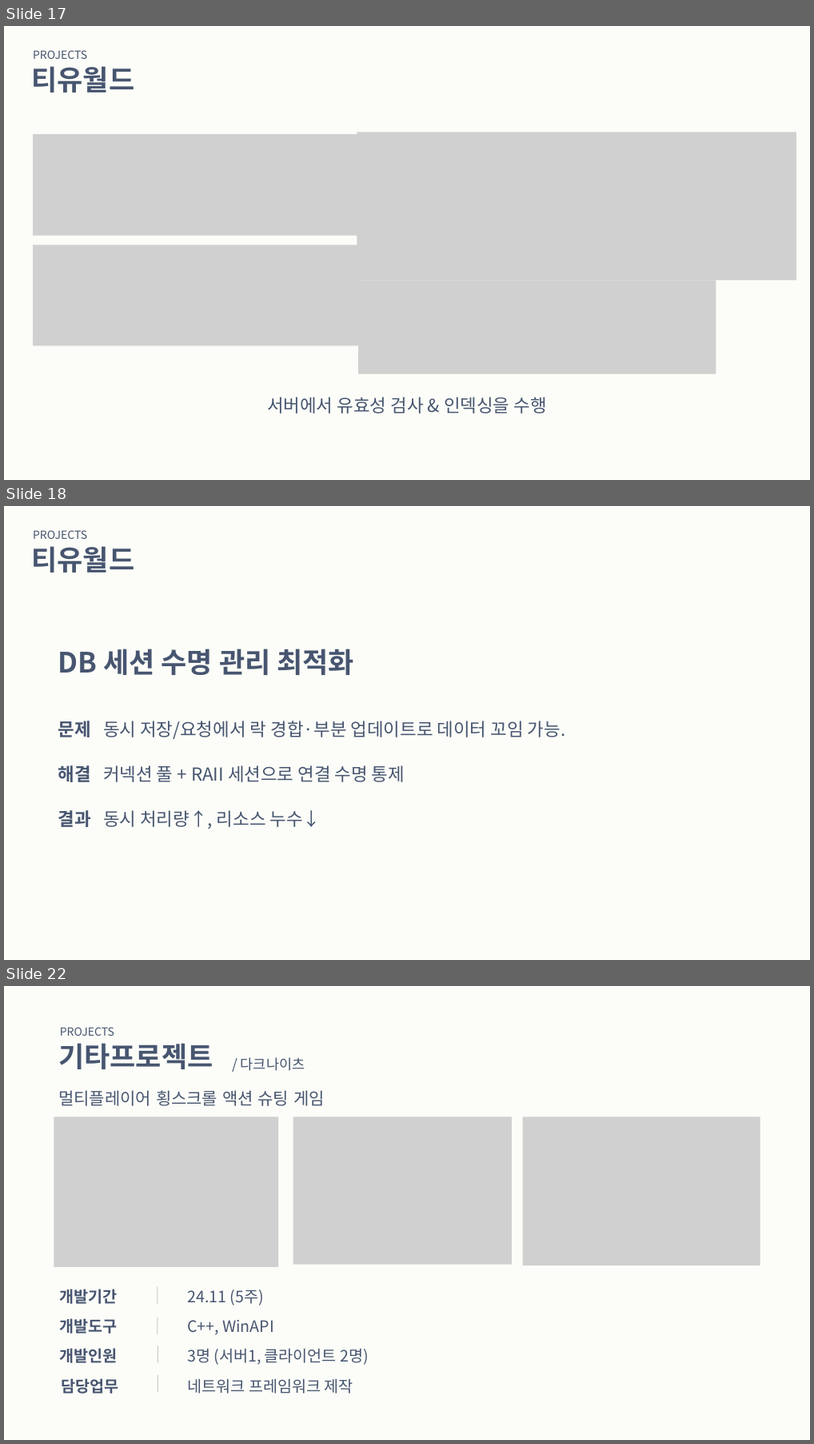
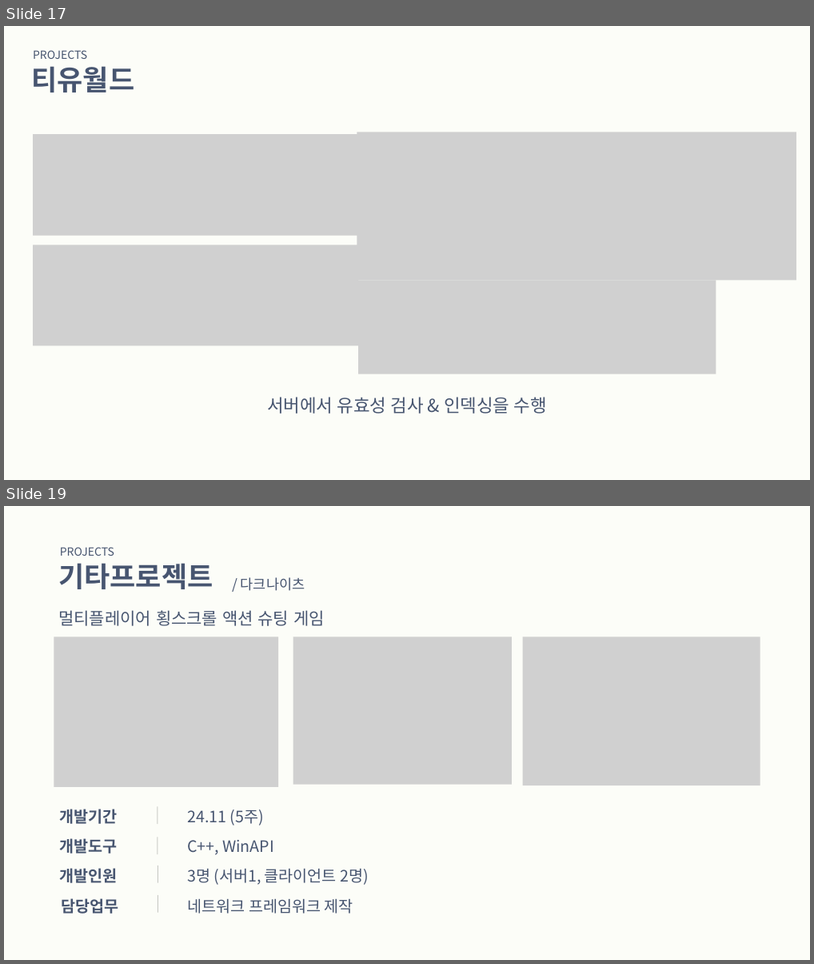
Before and after one commit to sungone/GP2025, a slide deck: 문서/포트폴리오/황수지/황수지포트폴리오.pptx. Shown one above the other, each under a label of ours: slides 17, 18 and 22 before the commit, slides 17 and 19 after it; the slides between them are not shown. The pictures are 814x1444 and 814x964 pixels, drawn with LibreOffice and Linux fonts; fonts in the diff are those of the drawing; grey boxes stand for pictures. Boxes give left, top, right and bottom in pixels: in the first picture for what was removed or moved away, otherwise in the second. Text is boxed around its words. In the diff, an @@ line names an element or a change of style, - is before the commit and + after.

```diff
--- a/문서/포트폴리오/황수지/황수지포트폴리오.pptx
+++ b/문서/포트폴리오/황수지/황수지포트폴리오.pptx
@@ slide 18 removed at (4,506,810,960), background #FCFDF8 @@
@@ text removed at (31,546,134,572) @@
-티유월드
@@ text removed at (33,530,87,539) @@
-PROJECTS
@@ text removed at (58,648,354,675) @@
-DB 세션 수명 관리 최적화
@@ text removed at (58,720,566,828) @@
-문제 동시 저장/요청에서 락 경합·부분 업데이트로 데이터 꼬임 가능.
-해결 커넥션 풀 + RAII 세션으로 연결 수명 통제
-결과 동시 처리량↑, 리소스 누수↓
@@ what was slide 22 is now slide 19 @@
```
Also in this commit, not shown: 4 slides changed, 2 other slides removed.
